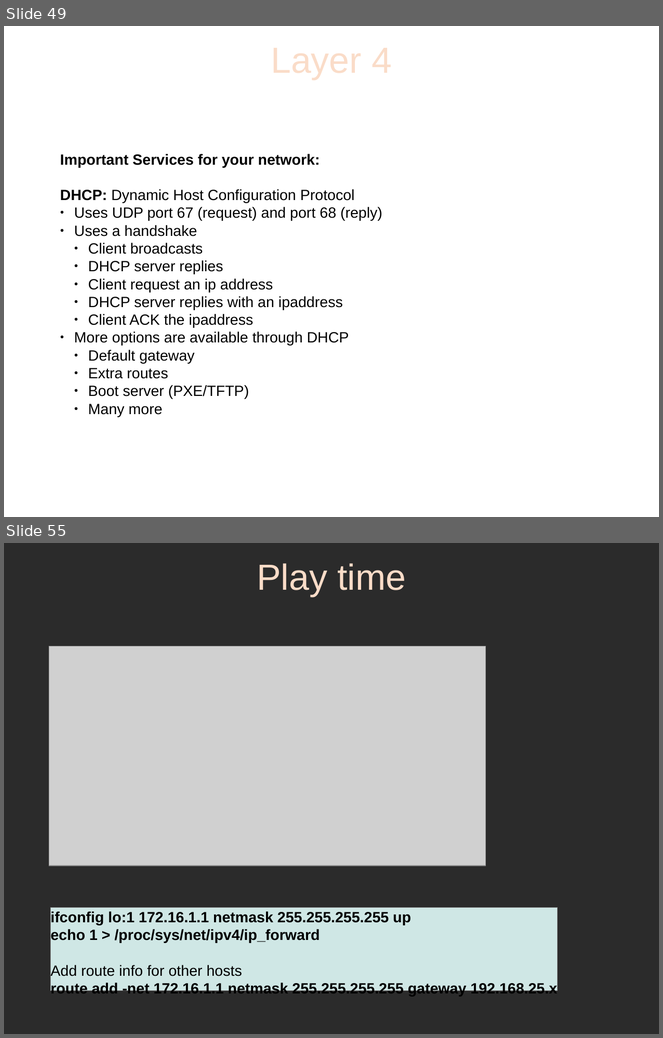
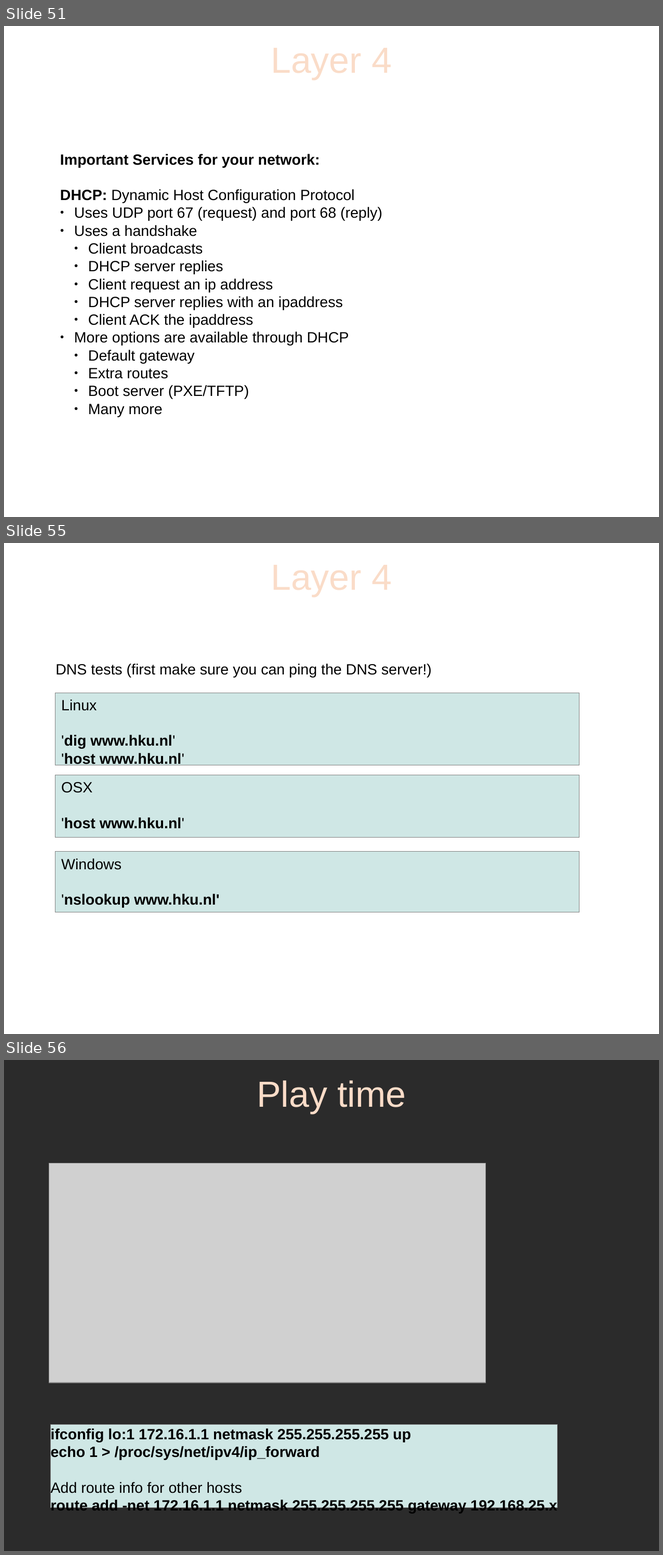
Before and after one commit to sphaero/workshops, a slide deck: Networking/presentation.odp. Shown one above the other, each under a label of ours: slides 49 and 55 before the commit, slides 51, 55 and 56 after it; the slides between them are not shown. The pictures are 663x1038 and 663x1555 pixels, drawn with LibreOffice and Linux fonts; fonts in the diff are those of the drawing; grey boxes stand for pictures; background and template pictures are left out; a plain dark background stands for a picture behind light text. Boxes give left, top, right and bottom in pixels: in the first picture for what was removed or moved away, otherwise in the second. Text is boxed around its words. In the diff, an @@ line names an element or a change of style, - is before the commit and + after.

Commit message:
new workshop using windows  and osx for HKU

```diff
--- a/Networking/presentation.odp
+++ b/Networking/presentation.odp
@@ slide 55 added at (4, 543, 659, 1034), background picture (left out) @@
@@ title added at (37, 548, 626, 604), 44 pt, text #FADCC8 @@
+Layer 4
@@ text added at (55, 664, 432, 678), 18 pt, text #000000 @@
+DNS tests (first make sure you can ping the DNS server!)
@@ rectangle added at (55, 693, 580, 766), fill #CFE7E5, outline #808080 0 pt, 18 pt, text #000000, bold @@
+Linux
+'dig www.hku.nl'
+'host www.hku.nl'
@@ rectangle added at (55, 775, 580, 838), fill #CFE7E5, outline #808080 0 pt, 18 pt, text #000000, bold @@
+OSX
+'host www.hku.nl'
@@ rectangle added at (55, 852, 580, 913), fill #CFE7E5, outline #808080 0 pt, 18 pt, text #000000, bold @@
+Windows
+'nslookup www.hku.nl'
@@ what was slide 49 is now slide 51 @@
@@ what was slide 55 is now slide 56 @@
```
Also in this commit, not shown: 15 slides changed, 15 other slides added, 11 slides removed, 5 other files.
